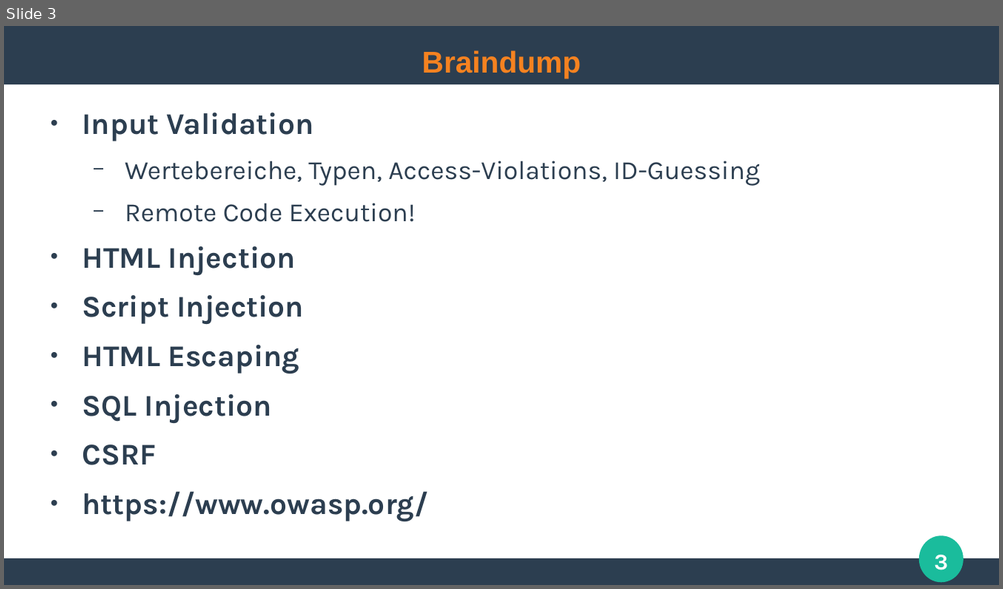
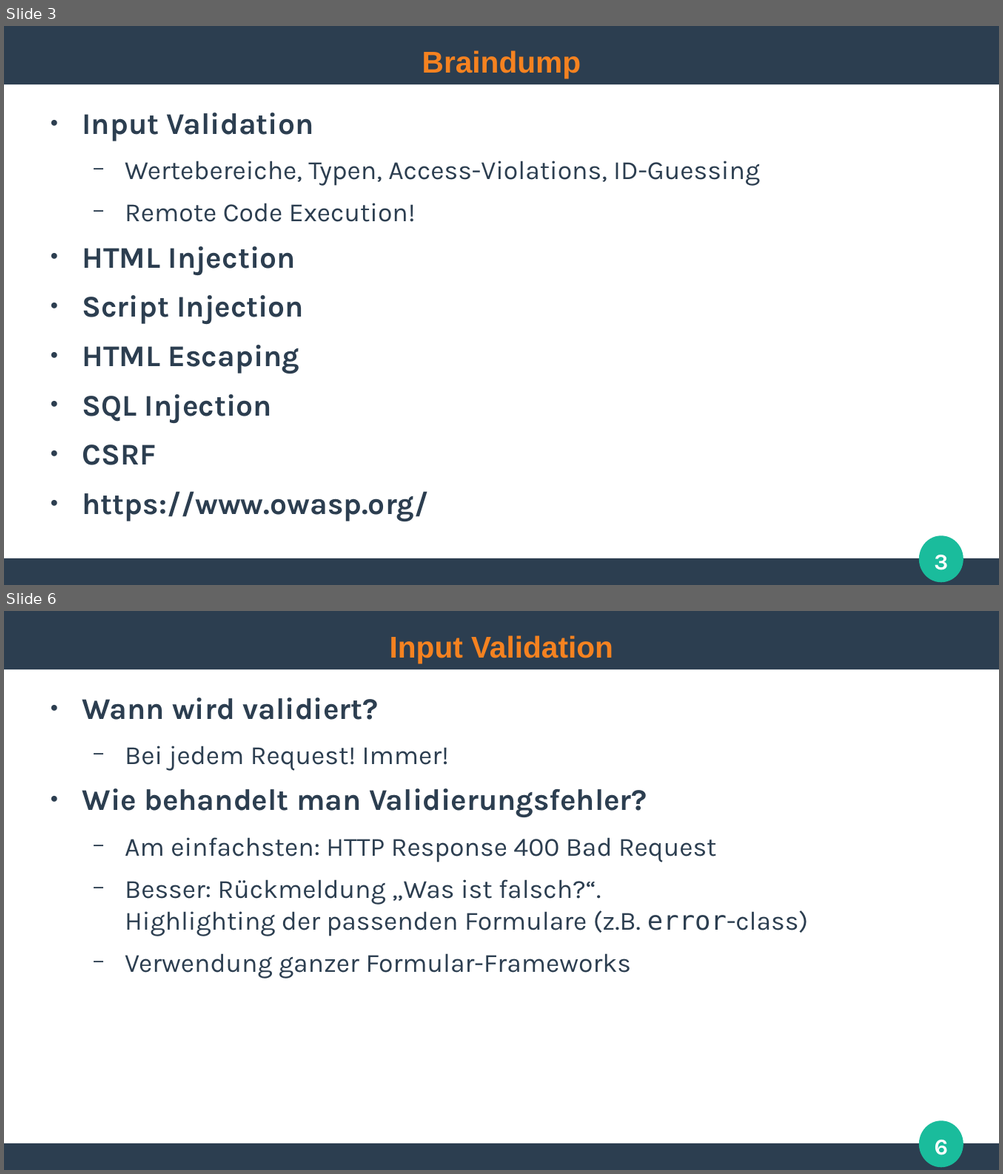
Before and after one commit to ghandmann/HS-AlbSig-WebAnwendungen2, a slide deck: Kapitel/06_WebSecurity.odp. Shown one above the other, each under a label of ours: slide 3 before the commit, slides 3 and 6 after it; the slides between them are not shown. The pictures are 1003x589 and 1003x1174 pixels, drawn with LibreOffice and Linux fonts; fonts in the diff are those of the drawing. Boxes give left, top, right and bottom in pixels: in the first picture for what was removed or moved away, otherwise in the second. Text is boxed around its words. In the diff, an @@ line names an element or a change of style, - is before the commit and + after.

```diff
--- a/Kapitel/06_WebSecurity.odp
+++ b/Kapitel/06_WebSecurity.odp
@@ slide 6 added at [4, 611, 999, 1170], background #FFFFFF; not listed: 3 template elements that a slide beside it also shows @@
@@ title added at [390, 635, 613, 664], 24 pt, text #F58220, bold @@
+Input Validation
@@ text added at [82, 698, 808, 979], 21 pt, text #2C3E50 @@
+● Wann wird validiert?
+  − Bei jedem Request! Immer!
+● Wie behandelt man Validierungsfehler?
+  − Am einfachsten: HTTP Response 400 Bad Request
+  − Besser: Rückmeldung „Was ist falsch?“.
+    Highlighting der passenden Formulare (z.B. error-class)
+  − Verwendung ganzer Formular-Frameworks
@@ page number added at [934, 1140, 948, 1156], 18 pt, text #FFFFFF, bold @@
+6
```
Also in this commit, not shown: 17 other slides added.
